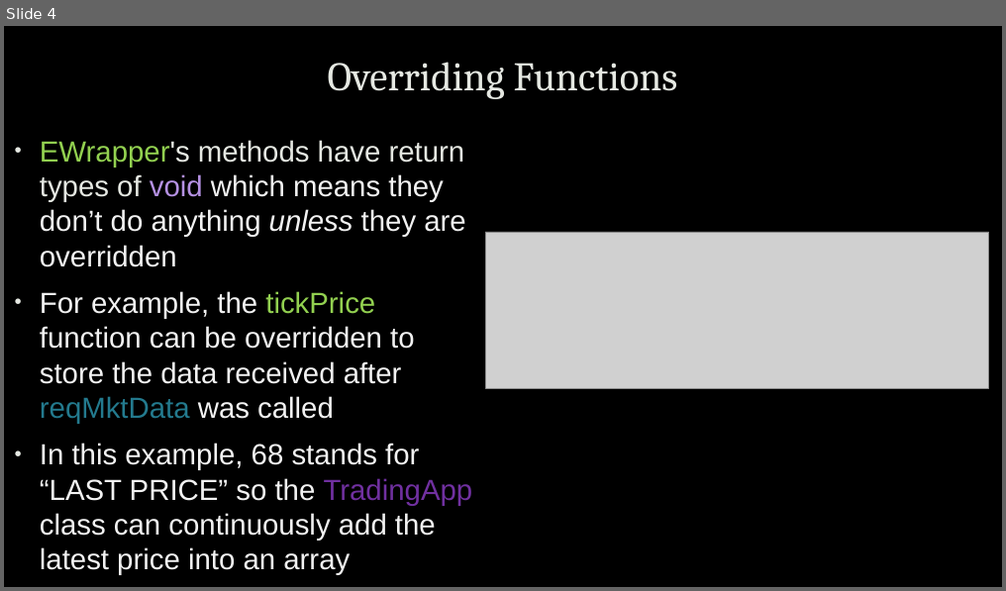
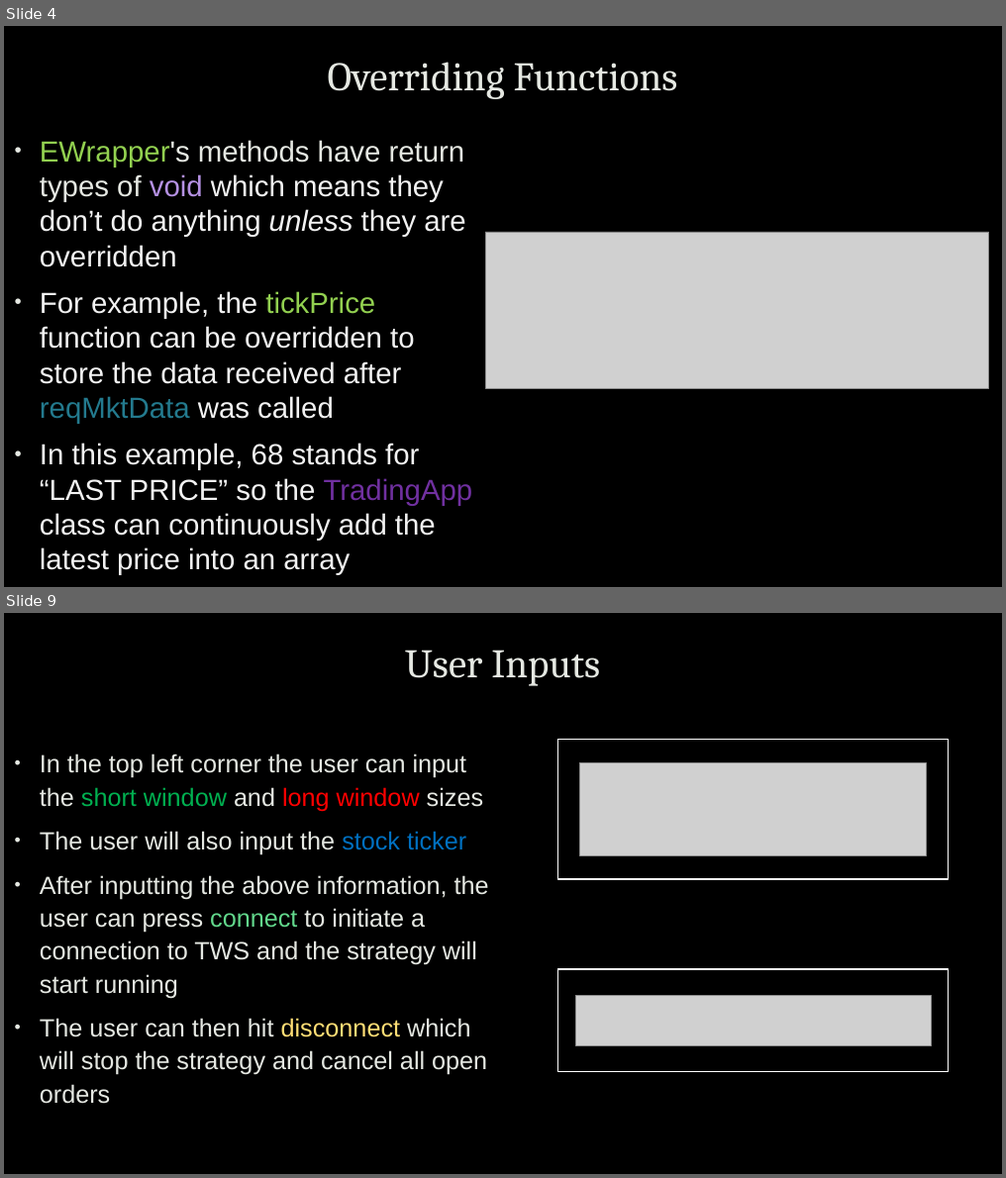
Before and after one commit to mkralis123/IB-API-Trading-System, a slide deck: IB API Trading System.pptx. Shown one above the other, each under a label of ours: slide 4 before the commit, slides 4 and 9 after it; the slides between them are not shown. The pictures are 1006x591 and 1006x1178 pixels, drawn with LibreOffice and Linux fonts; fonts in the diff are those of the drawing; grey boxes stand for pictures; background and template pictures are left out. Boxes give left, top, right and bottom in pixels: in the first picture for what was removed or moved away, otherwise in the second. Text is boxed around its words. In the diff, an @@ line names an element or a change of style, - is before the commit and + after.

```diff
--- a/IB API Trading System.pptx
+++ b/IB API Trading System.pptx
@@ slide 9 added at (4,613,1002,1174), background picture (left out) @@
@@ title added at (405,650,600,686), 39 pt, text #E5E8E2 @@
+User Inputs
@@ text added at (40,754,489,1104), 24 pt, text #E5E8E2 @@
+• In the top left corner the user can input the short window and long window sizes
+• The user will also input the stock ticker
+• After inputting the above information, the user can press connect to initiate a connection to TWS and the strategy will start running
+• The user can then hit disconnect which will stop the strategy and cancel all open orders
@@ rectangle added at (558,740,948,879), outline #FFFFFF 1.25 pt @@
@@ picture added at (580,763,927,857) @@
@@ rectangle added at (558,969,948,1072), outline #FFFFFF 1.25 pt @@
@@ picture added at (575,995,931,1046) @@
```
Also in this commit, not shown: 5 slides changed, 1 slide removed, 2 other files.
